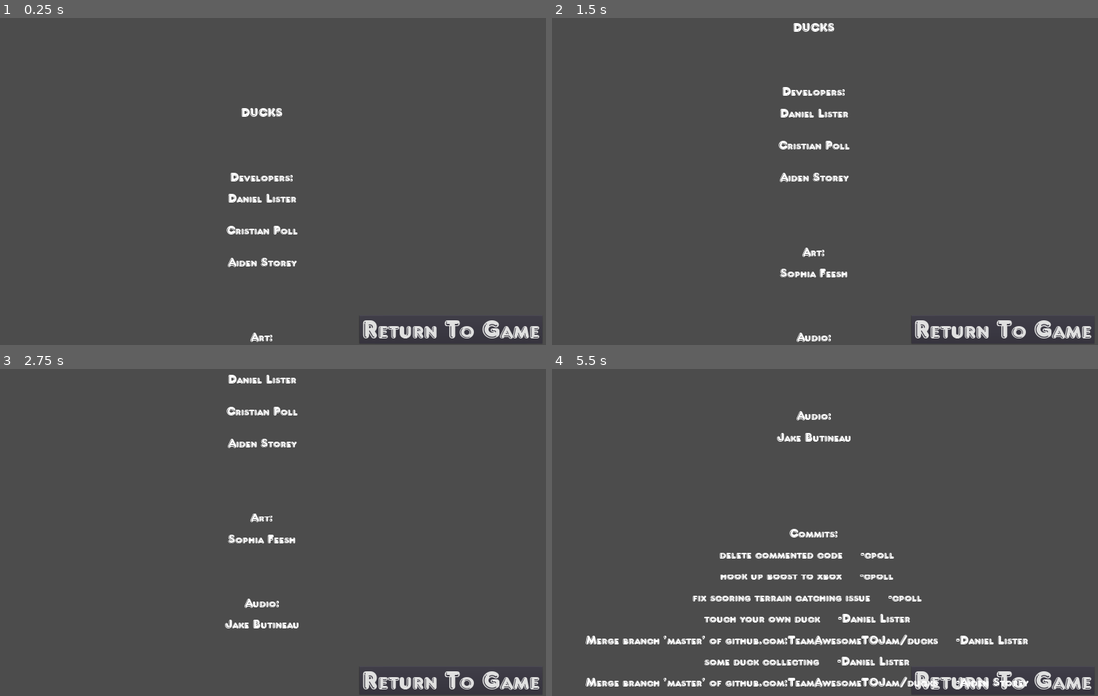
Above: before the commit, frames 1-4 (two rows, left to right).
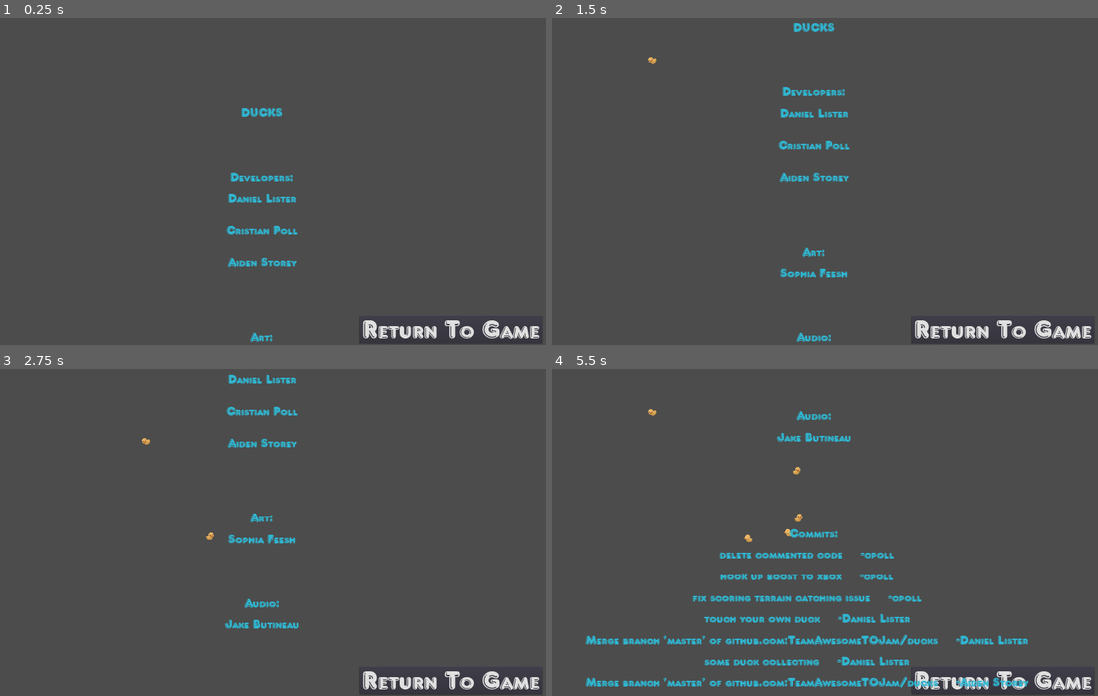
Above: after the commit, the same moments.

Repository: TeamAwesomeTOJam/ducks
Game: Godot game, scene res://Credits.tscn
The game is run twice, just before and just after one commit, with the same random seed, the same clock (stepped at 60 frames per second) and the same inputs. This scene is started directly instead of the project's main scene.
Inputs:
- Up to frame 1 (0.25 s): no input
- Up to frame 2 (1.5 s): tap Enter (p0duck) at 0.5, 0.6, 1.35 s; hold Up (ui_up) 0.53-1.28 s
- Up to frame 3 (2.75 s): hold Up (ui_up) from 2.03 s (still down); tap Enter (p0duck) at 2.1 s
- Up to frame 4 (5.5 s): tap Enter (p0duck) every 0.75 s from 2.85 to 5.1 s; release Up (ui_up) at 3.53 s

The runs differ from the first frame. In frame 1, 1.0% of the frame differs, in the area x 41-55%, y 27-100%; in frame 2, 1.3%; in frame 3, 1.2%; in frame 4, 5.2%, in the area x 6-88%, y 12-98%.

Commit message:
juicier credits

Diff:
--- a/Credits.gd
+++ b/Credits.gd
@@ -3,6 +3,7 @@
 # class member variables go here, for example:
 # var a = 2
 # var b = "textvar"
+export (PackedScene) var Duck
 var timer
 var line
 
@@ -13,11 +14,23 @@
             return_to_game()
 
     timer += delta
+    if timer > 1:
+        timer-=1
+        spawn_duck()
 
     $ScrollingCredits.offset.y += delta * -300
 
 func return_to_game():
     get_tree().change_scene("res://Game.tscn")
+
+func spawn_duck():
+    var duck = Duck.instance()
+    duck.set_name('duck')
+
+    duck.position = Vector2(-500, -500)
+
+    self.add_child(duck)
+    duck.set_owner(self)
 
 func _ready():
     timer = 0
--- a/Credits.tscn
+++ b/Credits.tscn
@@ -1,14 +1,15 @@
-[gd_scene load_steps=5 format=2]
+[gd_scene load_steps=6 format=2]
 
 [ext_resource path="res://Credits.gd" type="Script" id=1]
-[ext_resource path="res://frankfrt.ttf" type="DynamicFontData" id=2]
+[ext_resource path="res://Duck.tscn" type="PackedScene" id=2]
+[ext_resource path="res://frankfrt.ttf" type="DynamicFontData" id=3]
 
 [sub_resource type="DynamicFont" id=1]
 
 size = 60
 use_mipmaps = false
 use_filter = false
-font_data = ExtResource( 2 )
+font_data = ExtResource( 3 )
 _sections_unfolded = [ "Font", "Settings" ]
 
 [sub_resource type="DynamicFont" id=2]
@@ -27,6 +28,7 @@
 scale = Vector2( 1, 1 )
 transform = Transform2D( 1, 0, 0, 1, 0, 0 )
 script = ExtResource( 1 )
+Duck = ExtResource( 2 )
 
 [node name="ScrollingCredits" type="CanvasLayer" parent="." index="0"]
 
@@ -52,10 +54,11 @@
 size_flags_horizontal = 1
 size_flags_vertical = 1
 custom_fonts/font = SubResource( 1 )
+custom_colors/font_color = Color( 0.188305, 0.719889, 0.824219, 1 )
 percent_visible = 1.0
 lines_skipped = 0
 max_lines_visible = -1
-_sections_unfolded = [ "Anchor", "Grow Direction", "Margin", "Rect", "Theme", "custom_fonts" ]
+_sections_unfolded = [ "Anchor", "Grow Direction", "Margin", "Rect", "Theme", "custom_colors", "custom_fonts" ]
 
 [node name="Button" type="Button" parent="." index="1"]
 
--- a/FollowingDuck.tscn
+++ b/FollowingDuck.tscn
@@ -64,7 +64,7 @@
 frames = SubResource( 1 )
 animation = "right"
 playing = true
-_sections_unfolded = [ "Transform" ]
+_sections_unfolded = [ "Material", "Pause", "Transform", "Visibility" ]
 
 [node name="CollisionShape2D" type="CollisionShape2D" parent="." index="1"]
 
--- a/Player.tscn
+++ b/Player.tscn
@@ -135,7 +135,7 @@
 angular_damp = -1.0
 script = ExtResource( 1 )
 _sections_unfolded = [ "Linear", "Transform" ]
-SPEED = 4000
+SPEED = 700
 MAX_SPEED = 600
 PLAYER_NUMBER = 0
 BOOST_FACTOR = 3.0
Not shown: 1 places in Credits.tscn that only renumber resources
